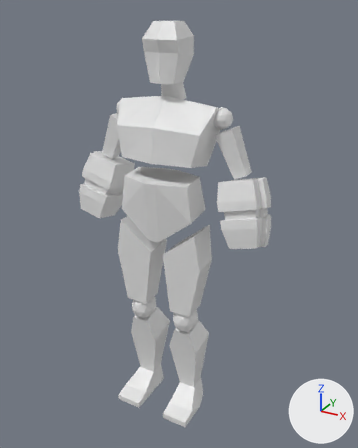
The Blender file low_poly_person.blend: old version first, new version second.
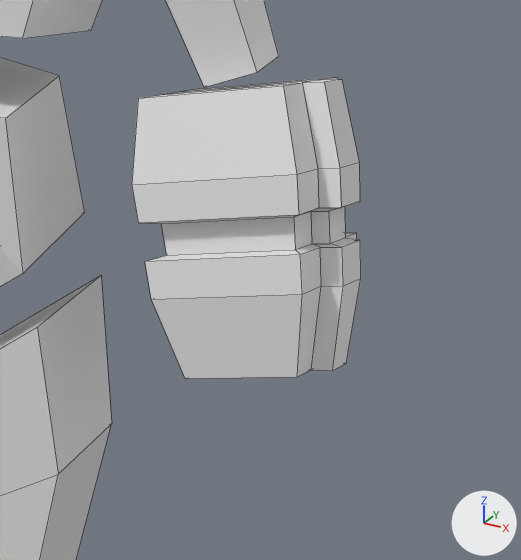
The first picture shows the older version from a camera (50 mm lens) standing at (6.1, -10.31, 10.91) and looking at (0.25, 0.33, 5.59). The close-ups show both versions on the part from 52% to 86% of the width and 35% to 65% of the height of that picture. The lights are fixed; the arrows at lower right show +X, +Y and +Z. The close-ups show mesh edges as thin lines.

The older version as bpy lines, for what is in view:
```python
me_cube_024 = bpy.data.meshes.new('Cube.024')
me_cube_024.from_pydata(...)  # 12 vertices, 8 faces; spans x 0.0..1.53, y -0.68..1.03, z -0.87..1.07
me_cube_025 = bpy.data.meshes.new('Cube.025')
me_cube_025.from_pydata([(-0.78, -0.78, -1.0), (-1.08, -1.08, 1.0), (-0.78, 0.78, -1.0), (-1.08, 1.08, 1.0), (0.78, -0.78, -1.0), (1.08, -1.08, 1.0), (0.78, 0.78, -1.0), (1.08, 1.08, 1.0)], [], [(0, 1, 3, 2), (2, 3, 7, 6), (6, 7, 5, 4), (4, 5, 1, 0), (2, 6, 4, 0), (7, 3, 1, 5)])
me_cube_026 = bpy.data.meshes.new('Cube.026')
me_cube_026.from_pydata(...)  # 80 vertices, 78 faces; spans x -0.87..1.1, y -0.87..0.87, z -1.01..1.0
ob_cube_024 = bpy.data.objects.new('Cube.024', me_cube_024)
ob_cube_024.location = (-0.001, 0.0, 8.023)
ob_cube_024.scale = (0.867, 0.867, 0.867)
_m = ob_cube_024.modifiers.new('Mirror', 'MIRROR')
ob_cube_025 = bpy.data.objects.new('Cube.025', me_cube_025)
ob_cube_025.location = (1.722, 0.416, 7.705)
ob_cube_025.rotation_euler = (0.0, -0.412, 0.0)  # degrees (0, -24, 0)
ob_cube_025.scale = (0.218, 0.215, 0.573)
_m = ob_cube_025.modifiers.new('Mirror', 'MIRROR')
_m.mirror_object = ob_cube_024
ob_cube_026 = bpy.data.objects.new('Cube.026', me_cube_026)
ob_cube_026.location = (2.105, 0.304, 6.285)
ob_cube_026.rotation_euler = (-0.237, -0.227, 0.0543)  # degrees (-14, -13, 3.1)
ob_cube_026.scale = (0.563, 0.604, 0.818)
_m = ob_cube_026.modifiers.new('Mirror', 'MIRROR')
_m.mirror_object = ob_cube_024
# also in view: 'Cube.023' at (-0.04, -0.04, 6.2); 'Cube.020' at (0.0, 0.0, 4.52)
```
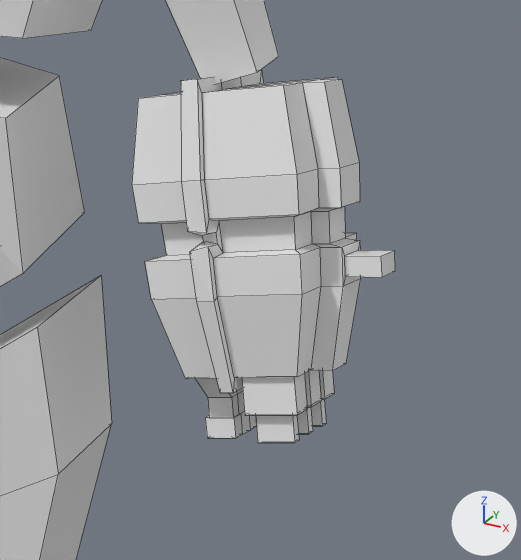
What differs and where, as boxes [x1, y1, x2, y2] in the close-ups (521 x 560 px):
'Cube.026', reshaped
    before: [132, 77, 361, 379]
    after: [132, 70, 395, 443]

The edits, one by one:
me_cube_026 is used by ob_cube_026; location (2.105, 0.304, 6.285); rotation (-0.237, -0.227, 0.0543), in degrees (-14, -13, 3.1); scale (0.563, 0.604, 0.818).
me_cube_026 had 80 vertices, 78 faces and spanned x -0.87..1.1, y -0.87..0.87, z -1.01..1.0.
me_cube_026 now has 320 vertices, 318 faces and spans x -0.87..1.43, y -0.97..0.97, z -1.48..1.1.
Part 1, on me_cube_026:
21 faces are deleted.
159 vertices are added at x -0.56..1.43, y -0.97..0.97, z -1.48..1.1.
22 new vertices lie (0.0, 0.0, 0.08) away from vertices in x -0.48..0.52, y -0.8..0.8, z -1.48..-0.04.
5 new vertices lie (-0.05, 0.05, 0.0) away from vertices in x 0.52..0.6, y -0.6..0.29, z -1.19..-1.0.
5 new vertices lie (0.05, 0.05, 0.0) away from vertices in x -0.06..0.02, y -0.6..0.29, z -1.19..-1.0.
6 new vertices lie (0.0, 0.0, -0.29) away from vertices in x 0.07..0.47, y -0.47..0.34, z -1.19.
8 new vertices lie (0.0, 0.13, 0.0) away from vertices in x 0.07..0.47, y -0.47..0.34, z -1.48..-1.19.
6 new vertices lie (0.0, -0.29, 0.0) away from vertices in x -0.01..0.55, y -0.26..0.55, z -1.27..-1.0.
8 new vertices lie (0.0, 0.0, 0.25) away from vertices in x 0.1..0.44, y -0.44..0.44, z -1.48.
16 new vertices lie (0.0, 0.0, 0.15) away from vertices in x -0.56..-0.24, y -0.29..0.29, z -1.48..-1.34.
5 new vertices lie (0.0, 0.4, 0.0) away from vertices in x -0.54..-0.06, y -0.6..-0.2, z -1.1..-1.0.
261 new faces join them.
